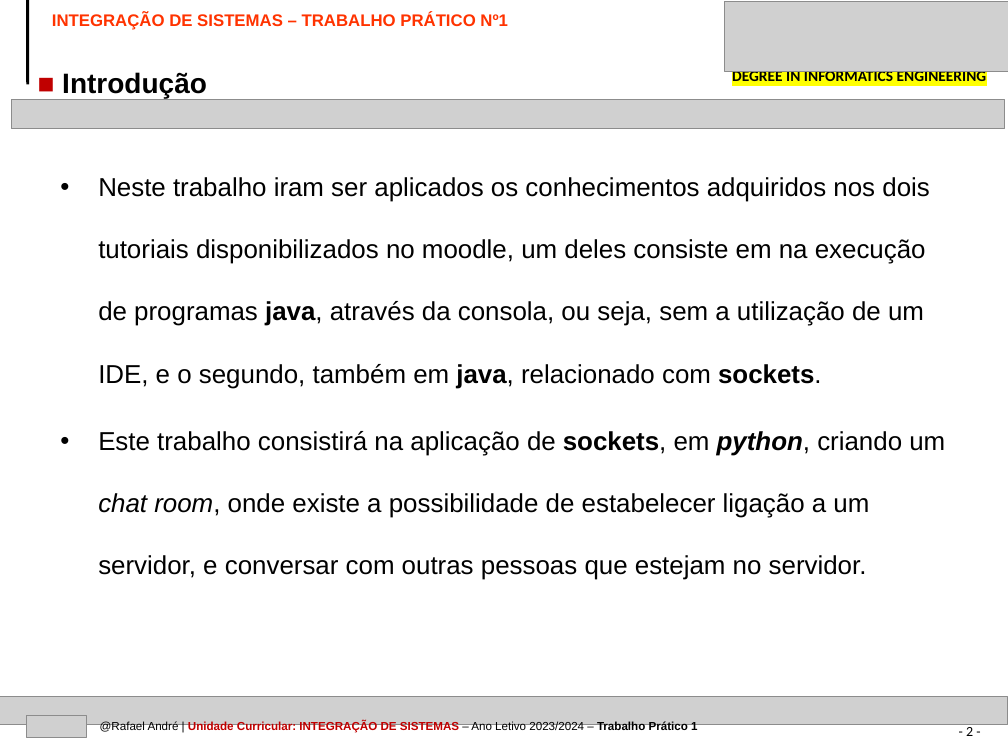
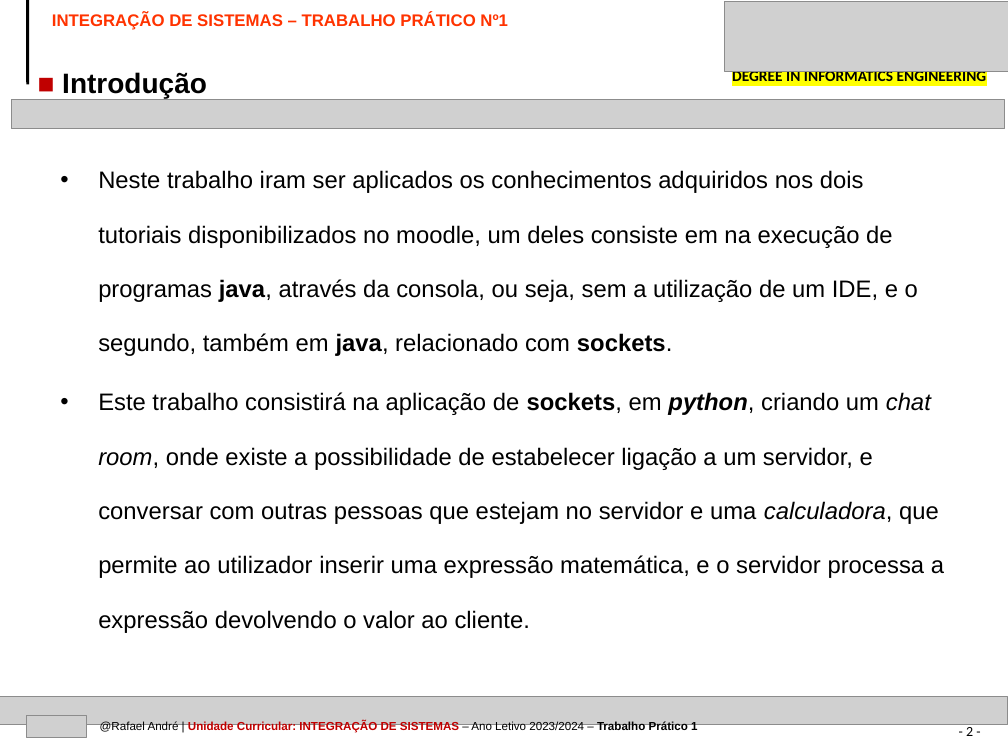
Before and after one commit to kromenz/Socket_Chat, a slide deck: slide 2 of IPVC-EI-TEMPLATE-PPT-IS-TRABALHO1.pptx. Drawn at 1008x756 pixels with LibreOffice and Linux fonts; fonts in the diff are those of the drawing; grey boxes stand for pictures. Boxes give left, top, right and bottom in pixels: in the first picture for what was removed or moved away, otherwise in the second. Text is boxed around its words. In the diff, an @@ line names an element or a change of style, - is before the commit and + after.

Commit message:
ppt
fixes e ppt

```diff
--- a/IPVC-EI-TEMPLATE-PPT-IS-TRABALHO1.pptx
+++ b/IPVC-EI-TEMPLATE-PPT-IS-TRABALHO1.pptx
@@ text at [98,170,918,356]: size 18.5 to 17 pt in "Neste trabalho iram ser aplicados os conhecimentos ..."; line spacing 2 to 1.9 @@
@@ text at [98,392,944,633]: text changed; size 18.5 to 17 pt @@
-• Este trabalho consistirá na aplicação de sockets, em python, criando um chat room, onde existe a possibilidade de estabelecer ligação a um servidor, e conversar com outras pessoas que estejam no servidor.
+• Este trabalho consistirá na aplicação de sockets, em python, criando um chat room, onde existe a possibilidade de estabelecer ligação a um servidor, e conversar com outras pessoas que estejam no servidor e uma calculadora, que permite ao utilizador inserir uma expressão matemática, e o servidor processa a expressão devolvendo o valor ao cliente.
```
Also in this commit, not shown: 12 other slides changed, 3 slides added, 4 other files.
